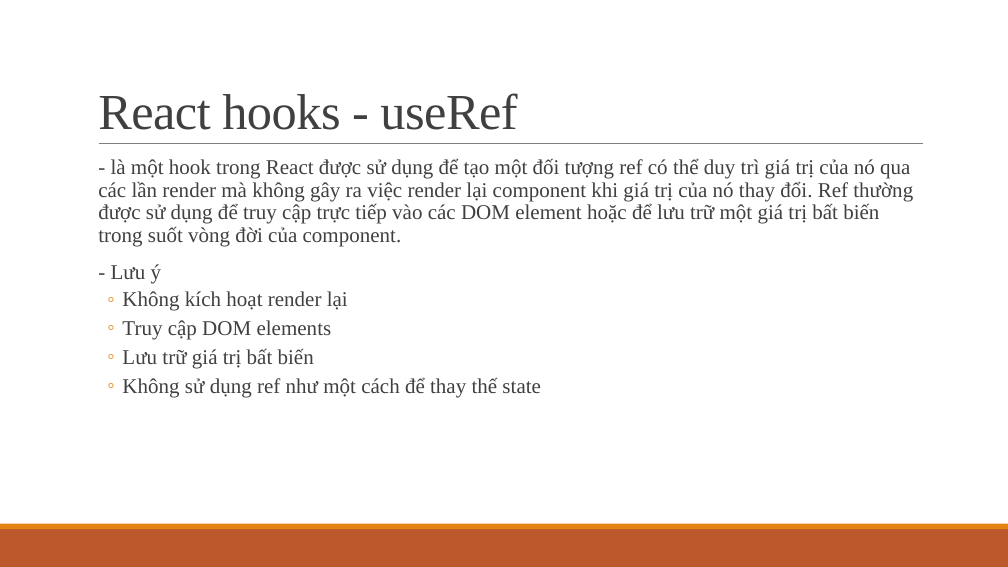
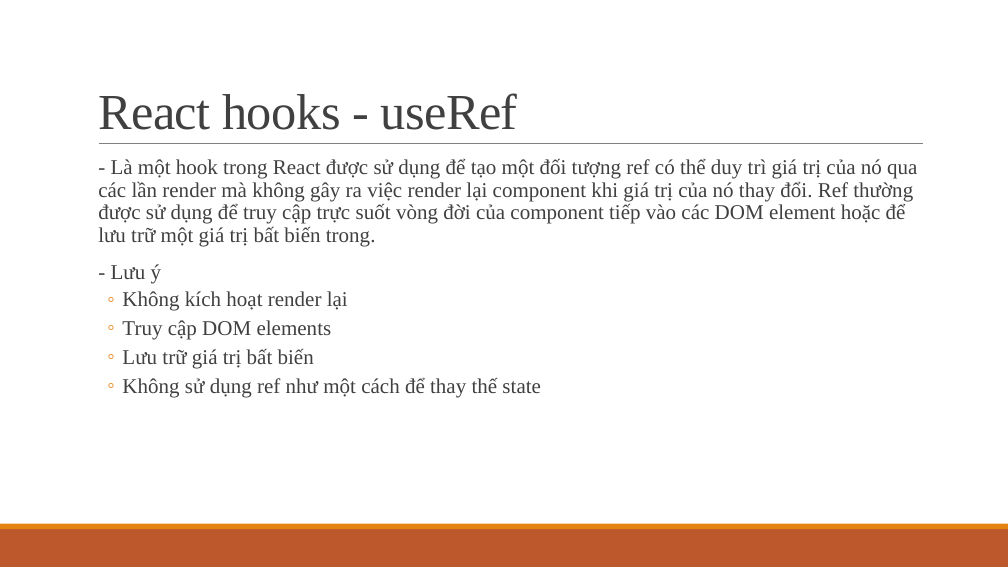
Before and after one commit to ddinhftieens/tranning-react, a slide deck: slide 26 of react_ts.pptx. Drawn at 1008x567 pixels with LibreOffice and Linux fonts; fonts in the diff are those of the drawing. Boxes give left, top, right and bottom in pixels: in the first picture for what was removed or moved away, otherwise in the second. Text is boxed around its words. In the diff, an @@ line names an element or a change of style, - is before the commit and + after.

```diff
--- a/react_ts.pptx
+++ b/react_ts.pptx
@@ text at <box>98,158,917,247</box>: text changed @@
-  - là một hook trong React được sử dụng để tạo một đối tượng ref có thể duy trì giá trị của nó qua các lần render mà không gây ra việc render lại component khi giá trị của nó thay đổi. Ref thường được sử dụng để truy cập trực tiếp vào các DOM element hoặc để lưu trữ một giá trị bất biến trong suốt vòng đời của component.
+  - Là một hook trong React được sử dụng để tạo một đối tượng ref có thể duy trì giá trị của nó qua các lần render mà không gây ra việc render lại component khi giá trị của nó thay đổi. Ref thường được sử dụng để truy cập trực suốt vòng đời của component tiếp vào các DOM element hoặc để lưu trữ một giá trị bất biến trong.
```
Also in this commit, not shown: 4 other slides changed, 8 other files.
